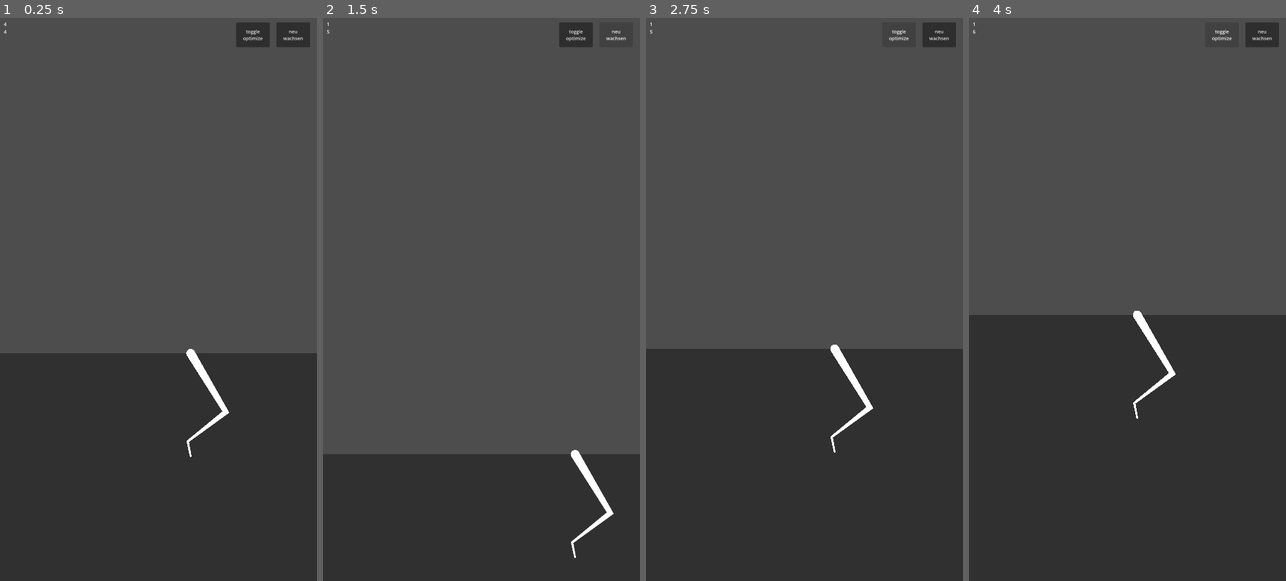
Above: before the commit, frames 1-4 (left to right).
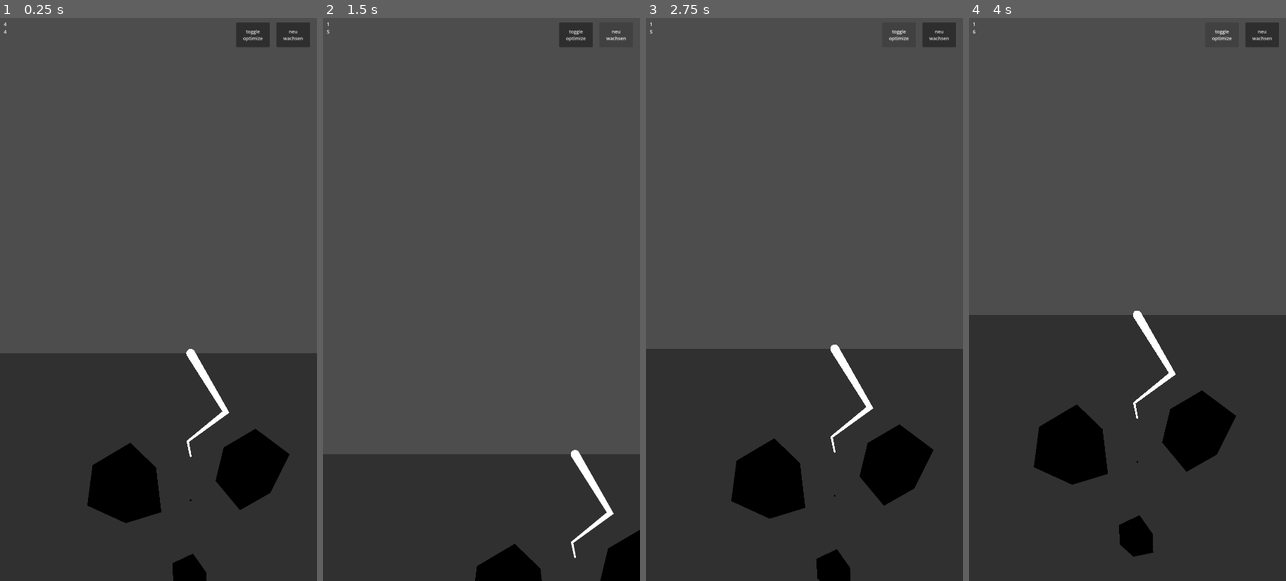
Above: after the commit, the same moments.

Repository: PSteinhaus/mathtrees
Game: Godot game, scene res://scenes/world.tscn
The game is run twice, just before and just after one commit, with the same random seed, the same clock (stepped at 60 frames per second) and the same inputs.
Inputs:
- Up to frame 1 (0.25 s): no input
- Up to frame 2 (1.5 s): click "toggle optimize" at 0.5 s; click "neu wachsen" at 1.25 s
- Up to frame 3 (2.75 s): click "toggle optimize" at 2 s
- Up to frame 4 (4 s): click "neu wachsen" at 2.75 s; click "toggle optimize" at 3.5 s

The runs differ from the first frame. In frame 1, 4.8% of the frame differs, in the area x 27-92%, y 72-100%; in frame 2, 1.8%; in frame 3, 4.9%; in frame 4, 5.0%, in the area x 20-85%, y 66-96%.

Commit message:
added boulders using multimeshes

Diff:
--- a/scripts/Helpers.gd
+++ b/scripts/Helpers.gd
@@ -1,8 +1,28 @@
 extends Object
 class_name Helpers
 
-## (see: https://en.wikipedia.org/wiki/Distance_from_a_point_to_a_line)
+## (see: https://en.wikipedia.org/wiki/Distance_from_a_point_to_a_line) NOTE: probably superseeded by something in Geometry2D
 static func dist_to_line_squared(p0: Vector2, p1: Vector2, p2: Vector2) -> float:
 	var delta_y: float = p2.y-p0.y
 	var delta_x: float = p2.x-p0.x
 	return (abs(delta_y*p1.x - delta_x*p1.y + p2.x*p0.y - p2.y*p0.x) ** 2)/(delta_y*delta_y + delta_x*delta_x)
+
+static func push_back_instance_in_multimesh(mm: MultiMesh, transform: Transform2D):
+	var old_count := mm.instance_count
+	var new_count := old_count + 1
+
+	# Backup existing data
+	var transforms := []
+	transforms.resize(old_count)
+	for i in old_count:
+		transforms[i] = mm.get_instance_transform_2d(i)
+
+	# Resize (this clears buffers internally)
+	mm.instance_count = new_count
+
+	# Restore old data
+	for i in old_count:
+		mm.set_instance_transform_2d(i, transforms[i])
+
+	# Add new instance at the end
+	mm.set_instance_transform_2d(old_count, transform)
--- /dev/null
+++ b/scripts/boulder.gd
@@ -0,0 +1,135 @@
+extends Object
+class_name Boulder
+
+static var multimesh_instances: Array[MultiMeshInstance2D]
+static var multimesh_instance_poly_points: Array[PackedVector2Array]
+var mm_index: int
+var instance_index: int
+## these have to be here because these infos are only represented as a transform of an instance
+## inside an mm when the boulder is actually visible, so we need to store them here as well to be
+## able to restore them
+# TODO: actually optimize stuff like this, so that only the boulders currently on screen are drawn
+var position: Vector2
+var rotation: float
+var scale: Vector2
+
+# Called when the node enters the scene tree for the first time.
+func _ready() -> void:
+	pass # Replace with function body.
+
+
+# Called every frame. 'delta' is the elapsed time since the previous frame.
+func _process(_delta: float) -> void:
+	pass
+
+func multimesh():
+	return multimesh_instances[mm_index].multimesh
+
+## get the points making up this boulder (its mesh) oriented the way it is in global coordinates
+## this means rotation, position and possibly scaling is already factored in
+func points() -> PackedVector2Array:
+	var transform = multimesh().get_instance_transform_2d(instance_index)
+	var poly_points = multimesh_instance_poly_points[mm_index]
+	var result := PackedVector2Array()
+	result.resize(poly_points.size())
+
+	for i in poly_points.size():
+		result[i] = transform * poly_points[i]
+	return result
+
+## adds a boulder at the specified position and rotation
+## Warning: this clears a multimesh buffer, so at high boulder counts generating necessary boulders
+## at once (if multiple additional are required) would be faster
+static func generate_at(pos: Vector2, rot: float, s: Vector2) -> Boulder:
+	# pick one of the boulder types (represented by the multimesh_instances) at random
+	var b = Boulder.new()
+	b.mm_index = randi() % multimesh_instances.size()
+	var mmi = multimesh_instances[b.mm_index]
+	var mm = mmi.multimesh
+	var i = mm.instance_count
+	b.instance_index = i
+	Helpers.push_back_instance_in_multimesh(mm, Transform2D(rot, s, 0., pos))
+	b.position = pos
+	b.scale = s
+	b.rotation = rot
+	return b
+
+static func init_boulders(parent: Node2D):
+	# Create shader material for solid black color
+	var shader := Shader.new()
+	shader.code = """
+		shader_type canvas_item;
+
+		void fragment() {
+			COLOR = vec4(0.0, 0.0, 0.0, 1.0); // solid black
+		}
+	"""
+
+	var black_material := ShaderMaterial.new()
+	black_material.shader = shader
+
+	multimesh_instances = []
+	multimesh_instance_poly_points = []
+	for i in range(4):
+		var multimesh_instance := MultiMeshInstance2D.new()
+		multimesh_instance.material = black_material
+		var new_multimesh = MultiMesh.new()
+		new_multimesh.transform_format = MultiMesh.TRANSFORM_2D
+		var mesh_points = generate_poly_points()
+		var mesh = create_convex_polygon_mesh_2d(mesh_points)
+		new_multimesh.mesh = mesh
+		multimesh_instance.multimesh = new_multimesh
+		multimesh_instances.push_back(multimesh_instance)
+		# cache the poly points in this array, as we will use them extensively
+		# and re-calculating them from the generated mesh is awkward
+		multimesh_instance_poly_points.push_back(mesh_points)
+		parent.add_child(multimesh_instance)
+
+static func generate_poly_points(radius: float = 50.0) -> PackedVector2Array:
+	# Choose number of sides randomly
+	var sides_options = [5, 6, 7, 8] # pentagon, hexagon, septagon, octagon
+	var sides = sides_options[randi() % sides_options.size()]
+
+	var new_points: PackedVector2Array = []
+
+	# Generate points in a circle with slight randomness
+	for i in range(sides):
+		var angle = (TAU / sides) * i
+
+		# Add some randomness to radius and angle
+		var random_radius = radius * randf_range(0.8, 1.2)
+		var random_angle = angle + randf_range(-0.1, 0.1)
+
+		var x = cos(random_angle) * random_radius
+		var y = sin(random_angle) * random_radius
+
+		new_points.append(Vector2(x, y))
+
+	return new_points
+
+static func create_convex_polygon_mesh_2d(poly_points: PackedVector2Array) -> ArrayMesh:
+	if poly_points.size() < 3:
+		return null
+
+	var arrays := []
+	arrays.resize(Mesh.ARRAY_MAX)
+
+	var verts := PackedVector3Array()
+	var indices := PackedInt32Array()
+
+	# Convert 2D points to 3D vertices on the XY plane.
+	for p in poly_points:
+		verts.append(Vector3(p.x, p.y, 0.0))
+
+	# Triangulate as a fan: (0, i, i+1)
+	for i in range(1, poly_points.size() - 1):
+		indices.append(0)
+		indices.append(i)
+		indices.append(i + 1)
+
+	arrays[Mesh.ARRAY_VERTEX] = verts
+	arrays[Mesh.ARRAY_INDEX] = indices
+
+	var mesh := ArrayMesh.new()
+	mesh.add_surface_from_arrays(Mesh.PRIMITIVE_TRIANGLES, arrays)
+	return mesh
--- /dev/null
+++ b/scripts/boulder_map.gd
@@ -0,0 +1,95 @@
+## a class to collect Area2Ds that hold CollisionShape2Ds that can block the path of
+## a growing root, such as boulders and order them for easy access (similar to RootPointMap)
+## and to make collision checking infinitely scalable by only checking chunks close to the growing root
+extends Object
+class_name BoulderMap
+
+## Vector2i is the chunk coordinate, Array is structured like this Array[Boulder]
+## the final Array[int] contains the indices of all points relevant to the chunk
+var map: Dictionary[Vector2i, Array] = {}
+## Dictionary that maps Boulders to the chunk coordinates that they can be found in, so that it is
+## easier to update the main map
+## var reverse_map: Dictionary[Boulder, Array[Vector2i]]
+var reverse_map: Dictionary[Boulder, Array]
+
+const CHUNK_SIZE = 128.
+
+func global_to_coordinate(global: Vector2) -> Vector2i:
+	return Vector2i(global / CHUNK_SIZE)
+
+func coordinate_to_global(coordinate: Vector2i) -> Vector2:
+	return Vector2(coordinate * CHUNK_SIZE)
+
+func close_boulders(c0: Vector2i) -> Array[Boulder]:
+	# go through the chunk and all 8 surrounding ones and collect all boulders
+	var c_boulders: Array[Boulder] = []
+	for x: int in range(c0.x-1, c0.x+2):
+		for y: int in range(c0.y-1, c0.y+2):
+			var coords = Vector2i(x,y)
+			if not map.has(coords): continue
+			var boulders = map[coords]
+			for b: Boulder in boulders:
+				if !c_boulders.has(b):
+					c_boulders.push_back(b)
+	return c_boulders
+
+## comparison points must be in global space
+## we assume that start is actually allowed
+func closest_allowed_point(start: Vector2, end: Vector2) -> Vector2:
+	var closest_dist: float = start.distance_to(end)
+	var closest_point: Vector2 = end
+	# first get the chunk, so we know which 9 chunks to check
+	var c0 = global_to_coordinate(end)
+	var c_boulders = close_boulders(c0)
+
+	# go through all boulders and check for a collision
+	for b: Boulder in c_boulders:
+		var points = b.points()
+		var intersect_lines := Geometry2D.intersect_polyline_with_polygon(
+			PackedVector2Array([start, end]),
+			points
+			)
+		# there should at most be 1 line in usual cases (except for weirdly shaped polygons)
+		for line: PackedVector2Array in intersect_lines:
+			for p: Vector2 in line:
+				var dist := p.distance_to(start)
+				if dist < closest_dist:
+					# make sure there is a safety distance to make sure you don't get stuck inside a polygon
+					var diff_normalized = (p - start).normalized()
+					const SAFETY_DIST: float = 10.0
+					closest_point = p - (diff_normalized * SAFETY_DIST)
+					closest_dist = dist
+
+	return closest_point
+
+## pos in global coords
+func generate_boulder_at(pos: Vector2):
+	var s = 3. * randf()
+	var b = Boulder.generate_at(pos, TAU * randf(), Vector2(s, s))
+	update_boulder(b)
+
+func update_boulder(b: Boulder):
+	# first delete the area from the map by checking the reverse_map:
+	if reverse_map.has(b):
+		for coords: Vector2i in reverse_map[b]:
+			map[coords].erase(b)
+			#var indices: Vector2i = map[coords][rt]	# start and end of
+
+	# go through the points of the area and check to which chunks they belong
+	# then add the area to the chunks (and collect that chunk coordinates to later add all of them to the reverse map)
+	var affected_chunks = [] # for the reverse map
+	var points = b.points()
+	if points.is_empty(): return
+	for i in range(points.size()):
+		var p = points[i]
+		var coords = global_to_coordinate(p)
+		var has_coords = map.has(coords)
+		if has_coords && map[coords].has(b):
+			continue
+		else:
+			if not has_coords:
+				map[coords] = []
+			map[coords].push_back(b)
+		if not affected_chunks.has(coords):
+			affected_chunks.push_back(coords)
+	reverse_map[b] = affected_chunks
--- a/scripts/global.gd
+++ b/scripts/global.gd
@@ -1,3 +1,9 @@
 extends Node
 
 var debug_print_string: String = ""
+var world: World
+
+func set_world(world: World):
+	world = world
+func get_world() -> World:
+	return world
--- a/scripts/world.gd
+++ b/scripts/world.gd
@@ -1,10 +1,12 @@
 extends Node2D
+class_name World
 
 var is_touching := false
 var current_touch_screen
 const GROW_DELAY := .00
 var grow_cooldown := 0.
 var root_point_map := RootPointMap.new()
+var boulder_map := BoulderMap.new()
 @onready var current_tree: RT_Tree = $RT_Tree:
 	set(new_value):
 		# TODO: add a listener to the old tree merging points with other roots once the run and the optimization is through
@@ -38,7 +40,7 @@
 		var closest_point: Vector2 = root_point_map.closest_point(p, rt)
 		var dist = closest_point.distance_squared_to(p)
 		if dist < CLOSE_THRESHOLD && !to_merge_indices.has(i):
-			print("optimizing: "+str(i))
+			#print("optimizing: "+str(i))
 			to_merge_indices.push_back(i)
 			var c_point = rt.to_local(closest_point)
 			var tween := create_tween()
@@ -49,7 +51,7 @@
 				c_point,
 				1.0
 			)
-			print("c_point: "+str(c_point))
+			#print("c_point: "+str(c_point))
 
 func screen_to_world(screen_pos: Vector2) -> Vector2:
 	var cam := $Camera2D        # or get_viewport().get_camera_2d()
@@ -57,10 +59,21 @@
 	return inv * screen_pos
 
 func _ready() -> void:
+	# register yourself as THE WORLD on the globalton
+	Global.set_world(self)
+	# initialize the boulders
+	Boulder.init_boulders(self)
+
 	$RT_Tree.add_point(Vector2(0., 0.))
 	$RT_Tree.add_point(Vector2(120., 200.))
 	$RT_Tree.add_point(Vector2(-10., 300.))
 	$RT_Tree.add_point(Vector2(0., 350.))
+
+	var root_pos = $RT_Tree.position
+	boulder_map.generate_boulder_at(root_pos + Vector2(200., 400.))
+	boulder_map.generate_boulder_at(root_pos + Vector2(0., 760.))
+	boulder_map.generate_boulder_at(root_pos + Vector2(-220., 450.))
+	boulder_map.generate_boulder_at(root_pos + Vector2(0., 500.))
 
 func set_root_point_global(index: int, p: Vector2):
 	var p_local = current_tree.to_local(p)
@@ -84,24 +97,39 @@
 	grow_cooldown = 0
 	var latest_point: Vector2 = latest_root_point_local()
 	# Convert from screen to world, then to target_node local
-	var current_touch_local = current_tree.to_local(screen_to_world(current_touch_screen))
+	var current_touch_global = screen_to_world(current_touch_screen)
+	var current_touch_local = current_tree.to_local(current_touch_global)
 	var grow_vec: Vector2 = current_touch_local - latest_point
 	# grow into the direction of the touch, but only as far as permitted per second
 	const GROW_PER_SECOND: float = 170.
+	const CLOSE_FACTOR: float = 4.
+	grow_vec = grow_vec.limit_length(delta * GROW_PER_SECOND * CLOSE_FACTOR * energy_grow_factor())
+	# also: stop if you hit a boulder
+	var end_temp_global = current_tree.to_global(latest_point + grow_vec)
+	var farthest_allowed_global = boulder_map.closest_allowed_point(latest_root_point_global(), end_temp_global)
+	var farthest_allowed_local = current_tree.to_local(farthest_allowed_global)
+	var skip_cost: bool = false
+	if farthest_allowed_global != end_temp_global:
+		grow_vec = farthest_allowed_local - latest_point
+		const GROW_LENGTH_THRESHOLD: float = 15.
+		# FIXME: don't know whether this is the best workaround
+		if grow_vec.length() < GROW_LENGTH_THRESHOLD:
+			skip_cost = true
 	# if you want to grow towards an already existing part of another root then you can have more max speed
 	var latest_point_global: Vector2 = latest_root_point_global()
-	const CLOSE_FACTOR: float = 4.
+	var energy_cost: float
 	if root_point_map.dist_to_closest_line_squared(latest_point_global, current_tree) < CLOSE_THRESHOLD:
-		grow_vec = grow_vec.limit_length(delta * GROW_PER_SECOND * CLOSE_FACTOR * energy_grow_factor())
 		const CLOSE_DRAIN_FACTOR: float = 0.7
-		energy -= grow_vec.length() * ENERGY_DRAIN_PER_LENGTH  * CLOSE_DRAIN_FACTOR
+		energy_cost = grow_vec.length() * ENERGY_DRAIN_PER_LENGTH  * CLOSE_DRAIN_FACTOR
 		# TODO: if the latest point is so close make it merge (via a tween) with the closest point and mark it as "to_merge"
 		# if the previous point is not "to_merge" (so this one is the first to merge), then keep it
 		# if the previous point is already "to_merge" delete the point entirely (later when the root is finished)
 		# while going through the "to_merge" points like this find the last "to_merge" point of the chain, and at that point attach the remaining root tail as a new RT_Tree
 	else:
 		grow_vec = grow_vec.limit_length(delta * GROW_PER_SECOND * energy_grow_factor())
-		energy -= grow_vec.length() * ENERGY_DRAIN_PER_LENGTH
+		energy_cost = grow_vec.length() * ENERGY_DRAIN_PER_LENGTH
+	if not skip_cost:
+		energy -= energy_cost
 
 	current_tree.root.default_color = energy_color()
 	current_tree.add_point(latest_point + grow_vec)
Not shown, added: scripts/boulder.gd.uid
Not shown, added: scripts/boulder_map.gd.uid
Not shown, changed: .editorconfig
Not shown, changed: .gitattributes
Not shown, changed: .gitignore
Not shown, changed: exports/Mathtrees.apk
Not shown, changed: exports/Mathtrees.apk.idsig
